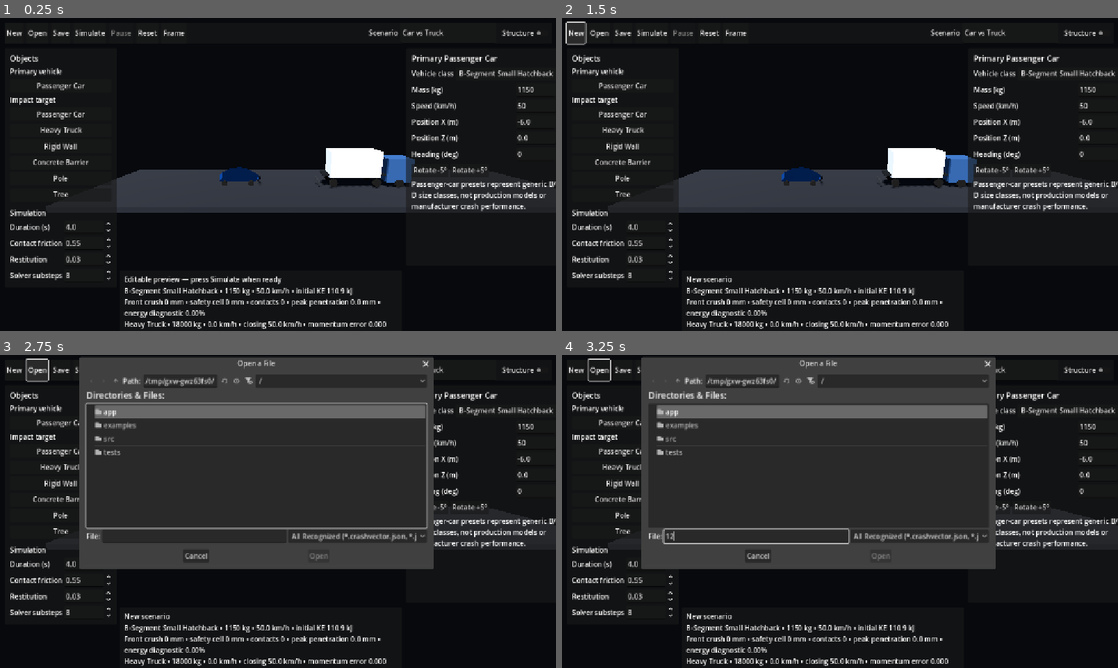
Above: before the commit, frames 1-4 (two rows, left to right).
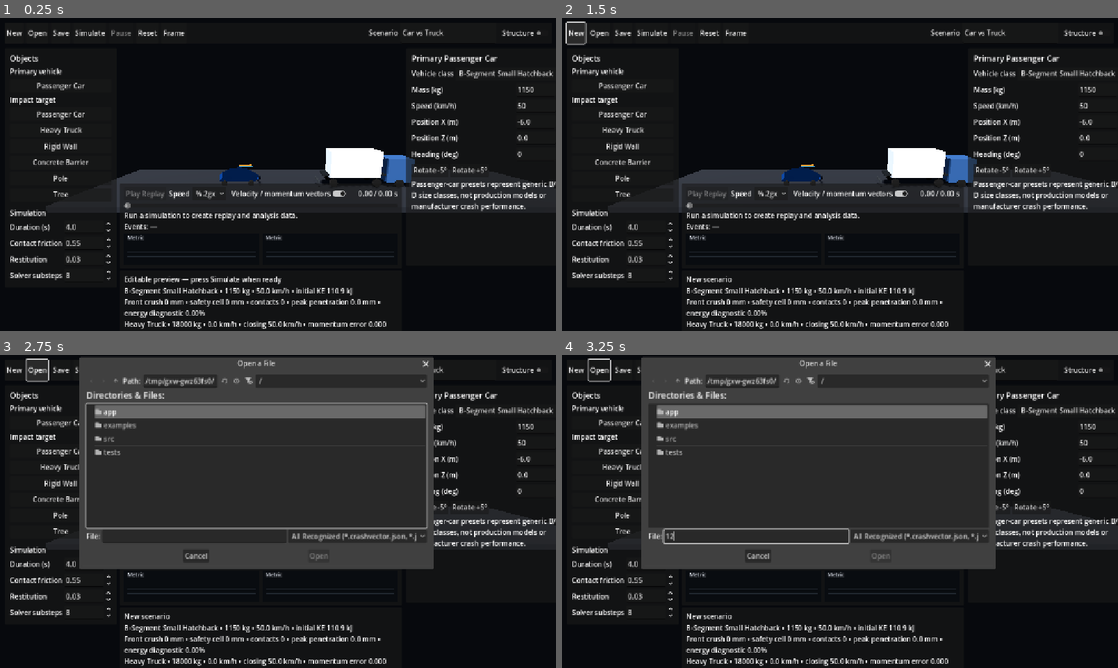
Above: after the commit, the same moments.

Repository: ArrowSK/crashvector
Game: Godot game, scene res://app/main.tscn
Same seed, same stepped clock (60 frames per second), same inputs: the game is played once before the commit and once after it.
Inputs (mouse positions are in pixels of both pictures, inside the frame that each line leads up to):
- Up to frame 1 (0.25 s): no input
- Up to frame 2 (1.5 s): click "New" at 0.5 s; click "New" at 1.25 s
- Up to frame 3 (2.75 s): click "Open" at 2 s
- Up to frame 4 (3.25 s): click (756, 536) at 2.77 s; type "12" at 2.85 s

The runs differ from the first frame. In frame 1, 4.2% of the frame differs, in the area x 21-73%, y 46-77%; in frame 2, 4.2%; in frame 3, 0.4%; in frame 4, 0.4%.

Commit message:
M5: enable analysis and replay editor

Diff:
--- a/app/main.tscn
+++ b/app/main.tscn
@@ -1,6 +1,6 @@
 [gd_scene load_steps=2 format=3]
 
-[ext_resource type="Script" path="res://src/demo/crash_demo.gd" id="1_demo"]
+[ext_resource type="Script" path="res://src/demo/crash_demo_m5.gd" id="1_demo"]
 
 [node name="CrashVectorEditor" type="Node3D"]
 script = ExtResource("1_demo")
